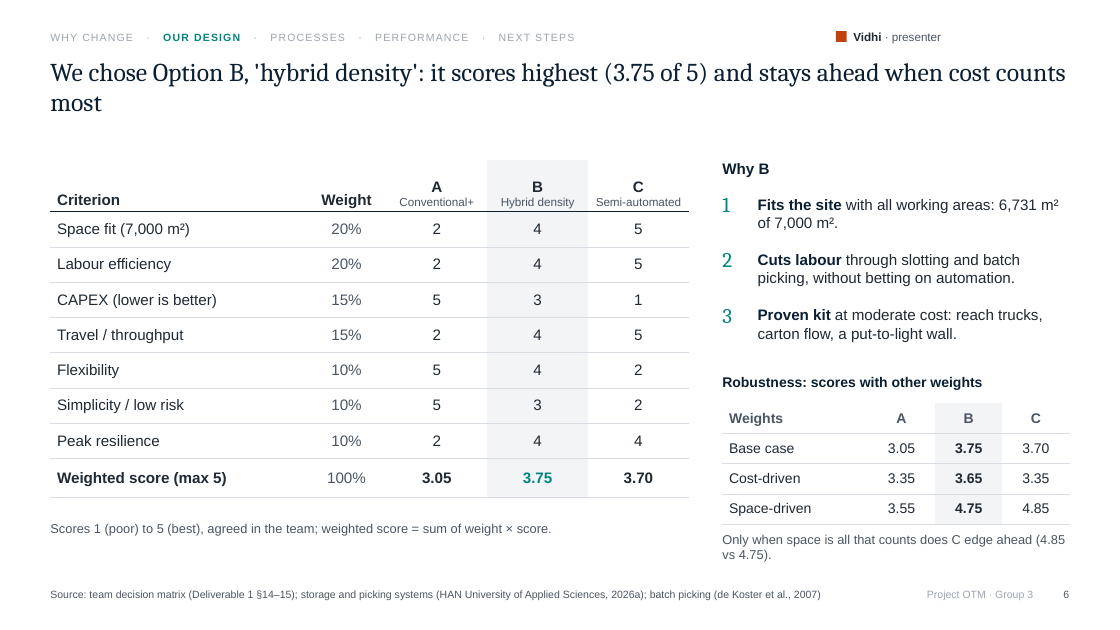
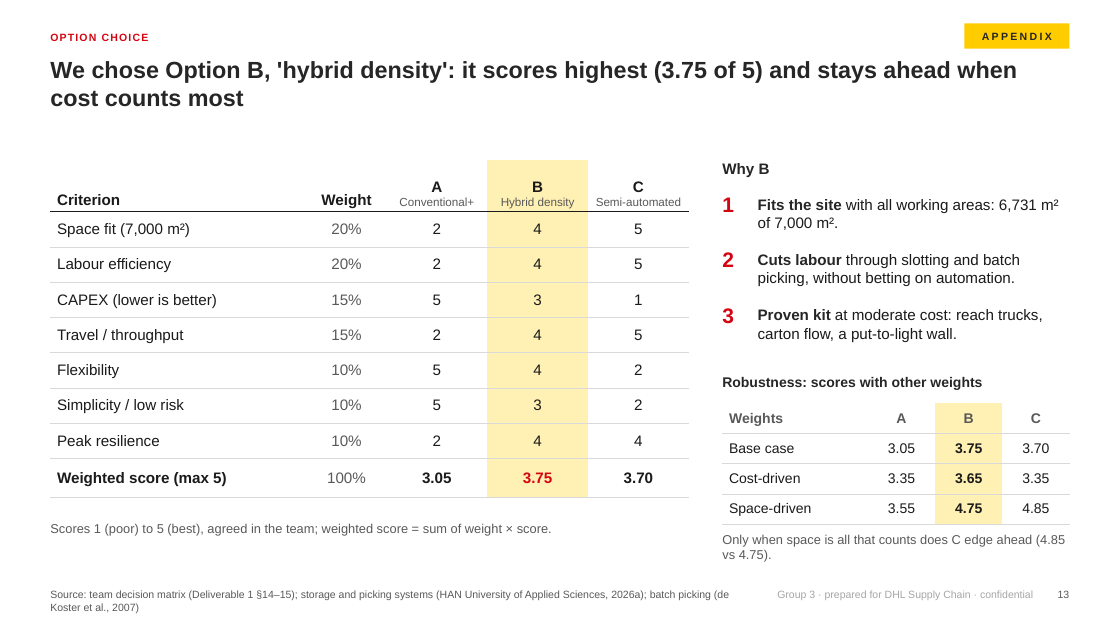
Before and after one commit to glebpankov2005-coder/Operations-Management-, a slide deck: slide 13 of deliverables/Presentation_Group3_Project_OTM.pptx (slide 6 before the commit). Drawn at 1120x630 pixels with LibreOffice and Linux fonts; fonts in the diff are those of the drawing. Boxes give left, top, right and bottom in pixels: in the first picture for what was removed or moved away, otherwise in the second. Text is boxed around its words. In the diff, an @@ line names an element or a change of style, - is before the commit and + after.

```diff
--- a/deliverables/Presentation_Group3_Project_OTM.pptx
+++ b/deliverables/Presentation_Group3_Project_OTM.pptx
@@ rectangle added at box(965, 24, 1070, 49), fill #FFCC00, 9 pt, text #262626, bold @@
+APPENDIX
@@ title "We chose Option B, 'hybrid ..." at box(50, 61, 1017, 107): size 22 to 20 pt, font Cambria to Arial, text colour #0B1F33 to #262626, bold on @@
@@ text at box(50, 33, 149, 41): text changed; text colour #9AA5B1 to #D40511; bold on @@
-WHY CHANGE · OUR DESIGN · PROCESSES · PERFORMANCE · NEXT STEPS
+OPTION CHOICE
@@ rectangle removed at box(836, 31, 847, 42) @@
@@ text removed at box(853, 32, 941, 44) @@
-Vidhi · presenter
@@ table at box(50, 160, 689, 490) @@
@@ fill #F2F4F6 to #FFF0B3 in 9 cells @@
@@ text colour #1F2933 to #1A1A1A in "Criterion", "Weight", "A", "B" and 32 more places @@
@@ text colour #4A5563 to #595959 in "Conventional+", "Hybrid density", "Semi-automated", "20%" and 7 more places @@
@@ text colour #00857C to #D40511 in "3.75" @@
@@ borders changed @@
@@ text "Why B" at box(722, 163, 770, 177): text colour #0B1F33 to #262626 @@
@@ text "Fits the site with all ..." at box(758, 199, 1059, 230): text colour #0B1F33 to #262626 in "Fits the site"; text colour #1F2933 to #1A1A1A in "with all working areas: 6,731 m² of ..." @@
@@ text "Cuts labour through slotting and ..." at box(758, 254, 1020, 286): text colour #0B1F33 to #262626 in "Cuts labour"; text colour #1F2933 to #1A1A1A in "through slotting and batch picking, without betting ..." @@
@@ font Cambria to Arial, text colour #00857C to #D40511, bold on in 3 elements at box(722, 197, 734, 212), box(722, 252, 734, 267), box(722, 308, 734, 324) @@
@@ text "Proven kit at moderate cost: ..." at box(758, 309, 1043, 342): text colour #0B1F33 to #262626 in "Proven kit"; text colour #1F2933 to #1A1A1A in "at moderate cost: reach trucks, carton flow, ..." @@
@@ text "Robustness: scores with other weights" at box(722, 377, 982, 390): text colour #0B1F33 to #262626 @@
@@ table at box(723, 403, 1070, 520) @@
@@ fill #F2F4F6 to #FFF0B3 in 4 cells @@
@@ text colour #4A5563 to #595959 in "Weights", "A", "B", "C" @@
@@ text colour #1F2933 to #1A1A1A in "Base case", "3.05", "3.75", "3.70" and 8 more places @@
@@ borders changed @@
@@ text colour #4A5563 to #595959 in 3 elements at box(50, 523, 552, 536), box(722, 534, 1065, 562), box(50, 590, 729, 613) @@
@@ text at box(777, 590, 1033, 600): text changed; text colour #9AA5B1 to #A6A6A6 @@
-Project OTM · Group 3
+Group 3 · prepared for DHL Supply Chain · confidential
@@ page number at box(1058, 590, 1070, 598): text changed; text colour #4A5563 to #595959 @@
-6
+13
```
Also in this commit, not shown: 16 other slides changed, 2 slides added, 1 slide removed, 4 other files.
